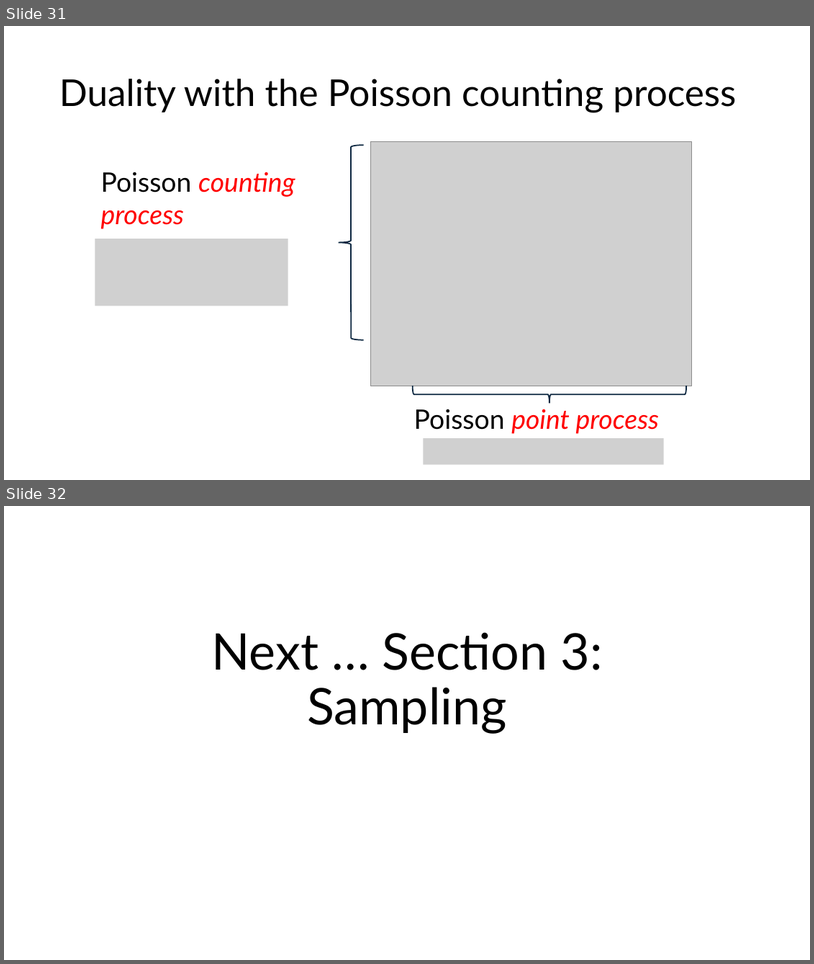
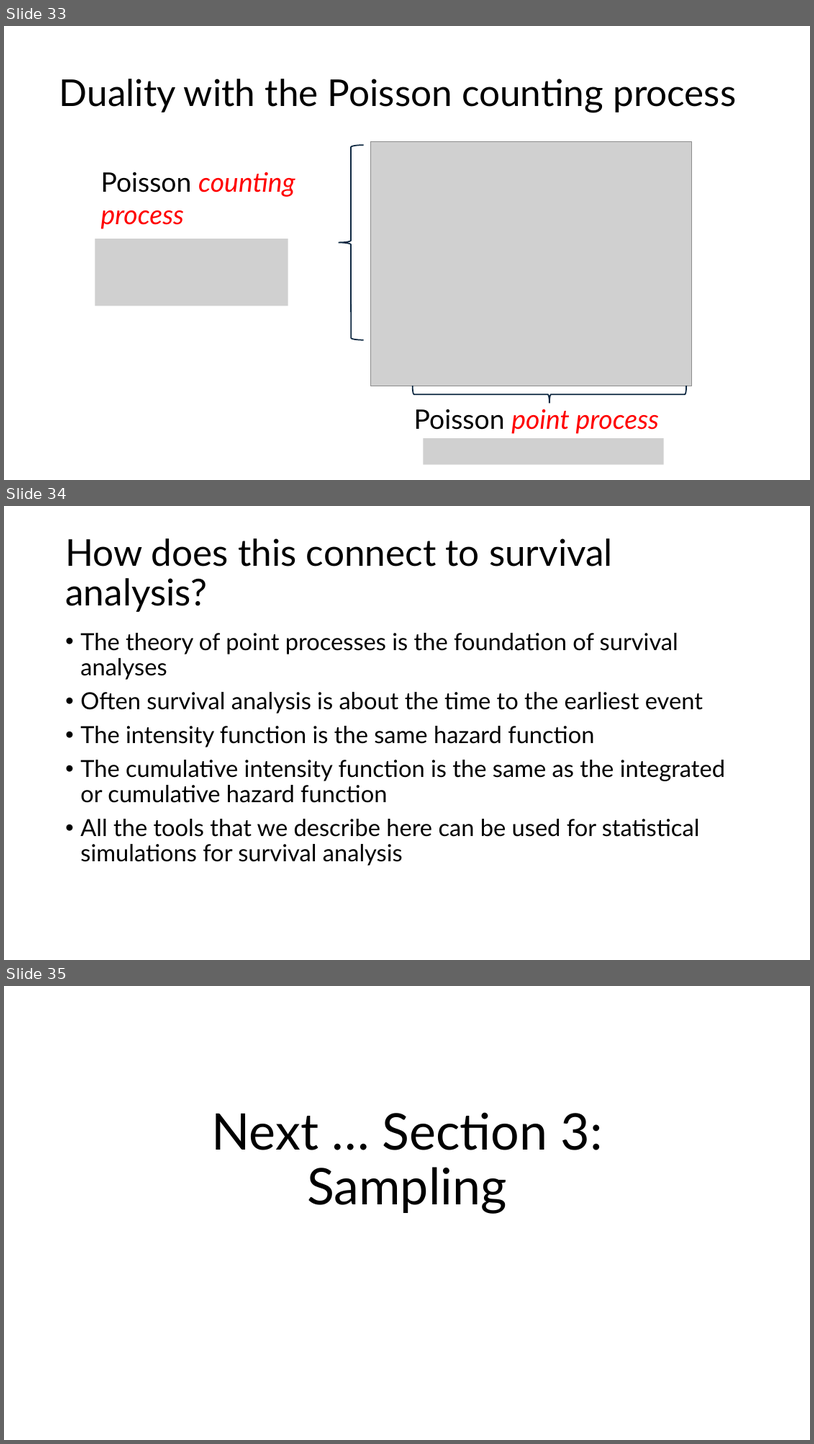
Before and after one commit to ttrikalin/des-R-course, a slide deck: master_files/materials/02_Theory.pptx. Shown one above the other, each under a label of ours: slides 31 and 32 before the commit, slides 33, 34 and 35 after it. The pictures are 814x964 and 814x1444 pixels, drawn with LibreOffice and Linux fonts; fonts in the diff are those of the drawing; grey boxes stand for pictures. Boxes give left, top, right and bottom in pixels: in the first picture for what was removed or moved away, otherwise in the second. Text is boxed around its words. In the diff, an @@ line names an element or a change of style, - is before the commit and + after.

```diff
--- a/master_files/materials/02_Theory.pptx
+++ b/master_files/materials/02_Theory.pptx
@@ slide 34 added at box(4, 506, 810, 960), background #FFFFFF @@
@@ title added at box(65, 538, 613, 612), 44 pt, text #000000 @@
+How does this connect to survival analysis?
@@ text added at box(80, 633, 725, 865), 28 pt, text #000000 @@
+• The theory of point processes is the foundation of survival analyses
+• Often survival analysis is about the time to the earliest event
+• The intensity function is the same hazard function
+• The cumulative intensity function is the same as the integrated or cumulative hazard function
+• All the tools that we describe here can be used for statistical simulations for survival analysis
@@ what was slide 31 is now slide 33 @@
@@ what was slide 32 is now slide 35 @@
```
Also in this commit, not shown: 3 other slides added, 6 other files.
